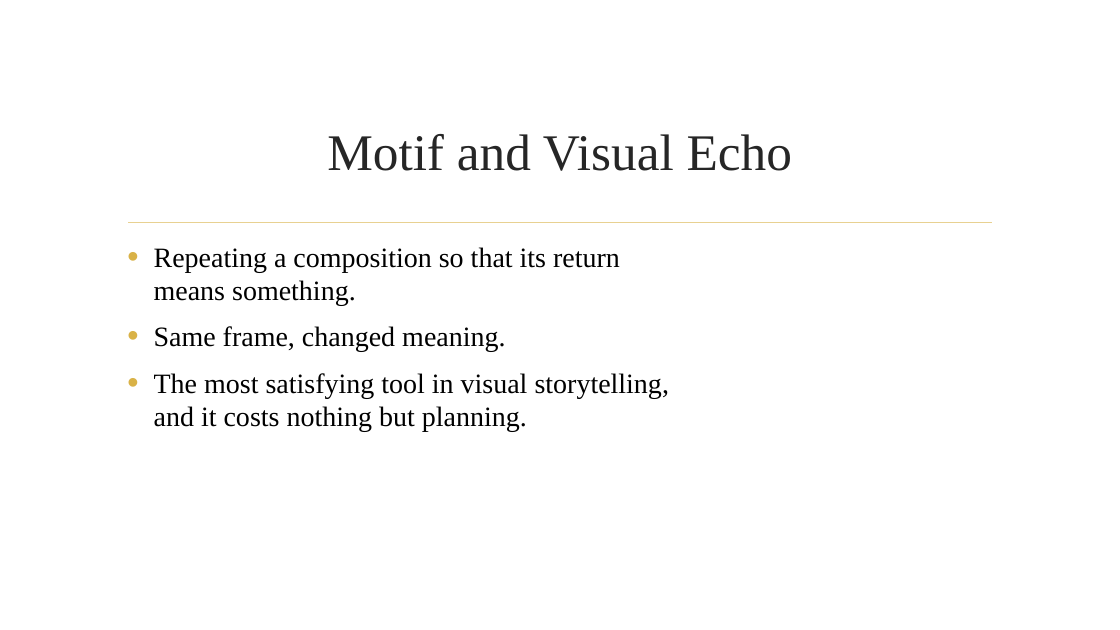
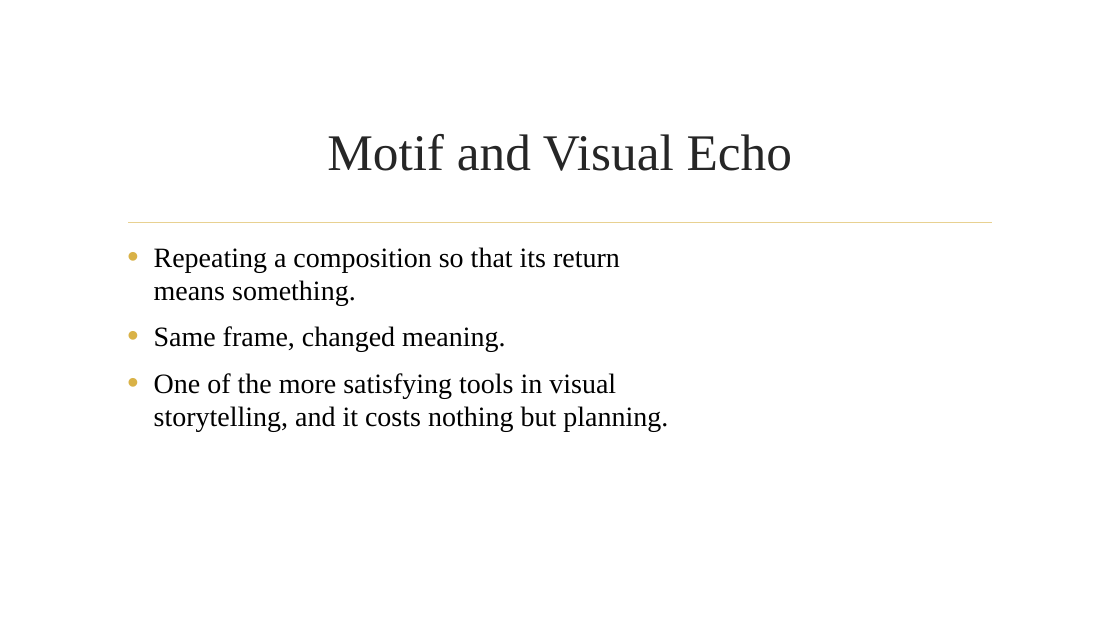
Before and after one commit to dcoes/Classes, a slide deck: slide 21 of Storyboarding/NewLectures/08b_Continuity_The_Cut.pptx. Drawn at 1120x630 pixels with LibreOffice and Linux fonts; fonts in the diff are those of the drawing; background and template pictures are left out. Boxes give left, top, right and bottom in pixels: in the first picture for what was removed or moved away, otherwise in the second. Text is boxed around its words. In the diff, an @@ line names an element or a change of style, - is before the commit and + after.

```diff
--- a/Storyboarding/NewLectures/08b_Continuity_The_Cut.pptx
+++ b/Storyboarding/NewLectures/08b_Continuity_The_Cut.pptx
@@ text at bbox=[154, 373, 668, 432]: text changed @@
-• The most satisfying tool in visual storytelling, and it costs nothing but planning.
+• One of the more satisfying tools in visual storytelling, and it costs nothing but planning.
```
Also in this commit, not shown: 9 other slides changed, 21 other files.
